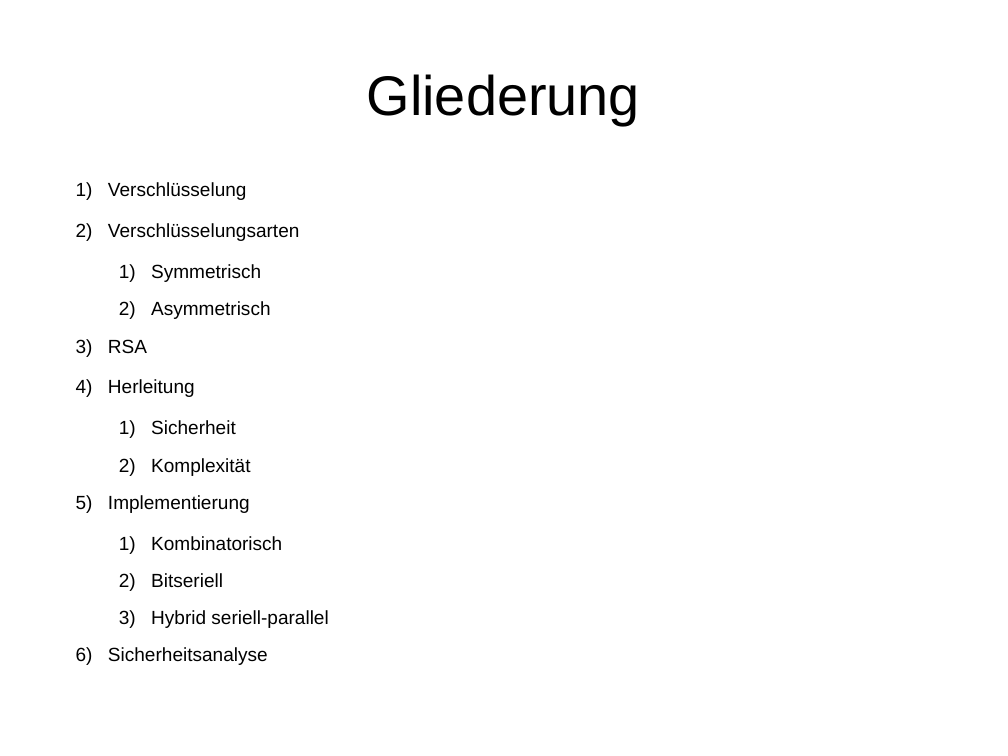
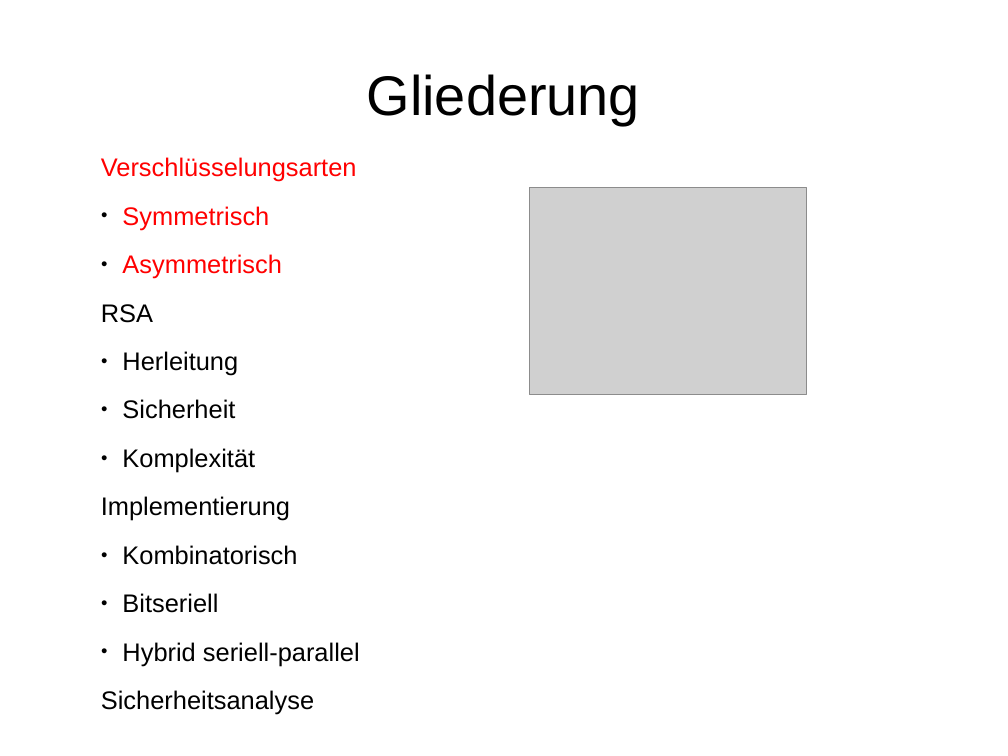
Before and after one commit to stadler-tom/schreibzeug, a slide deck: slide 3 of Presentation/Hauptseminar_RSA.odp (slide 2 before the commit). Drawn at 1008x756 pixels with LibreOffice and Linux fonts; fonts in the diff are those of the drawing; grey boxes stand for pictures. Boxes give left, top, right and bottom in pixels: in the first picture for what was removed or moved away, otherwise in the second. Text is boxed around its words. In the diff, an @@ line names an element or a change of style, - is before the commit and + after.

```diff
--- a/Presentation/Hauptseminar_RSA.odp
+++ b/Presentation/Hauptseminar_RSA.odp
@@ text "Verschlüsselungsarten": place and size @@
-text "Verschlüsselungsarten" at (108, 182, 328, 665)
+text "Verschlüsselungsarten" at (101, 157, 360, 715)
@@ text "Verschlüsselungsarten" at (101, 157, 360, 715): size 15 to 20 pt; text colour #000000 to #FF0000 in "Verschlüsselungsarten", "Symmetrisch", "Asymmetrisch"; bullet 1) to none; bullet 1) to ●; list level 2 to 1 in "Symmetrisch"; list level 2 to 1 in "Asymmetrisch"; list level 2 to 1 in "Sicherheit"; list level 2 to 1 in "Komplexität"; list level 2 to 1 in "Kombinatorisch"; list level 2 to 1 in "Bitseriell"; list level 2 to 1 in "Hybrid seriell-parallel" @@
@@ text at (108, 182, 247, 200): paragraph removed @@
-1) Verschlüsselung
@@ picture added at (530, 188, 807, 395) @@
```
Also in this commit, not shown: 16 other slides changed, 3 slides added, 1 other file.
